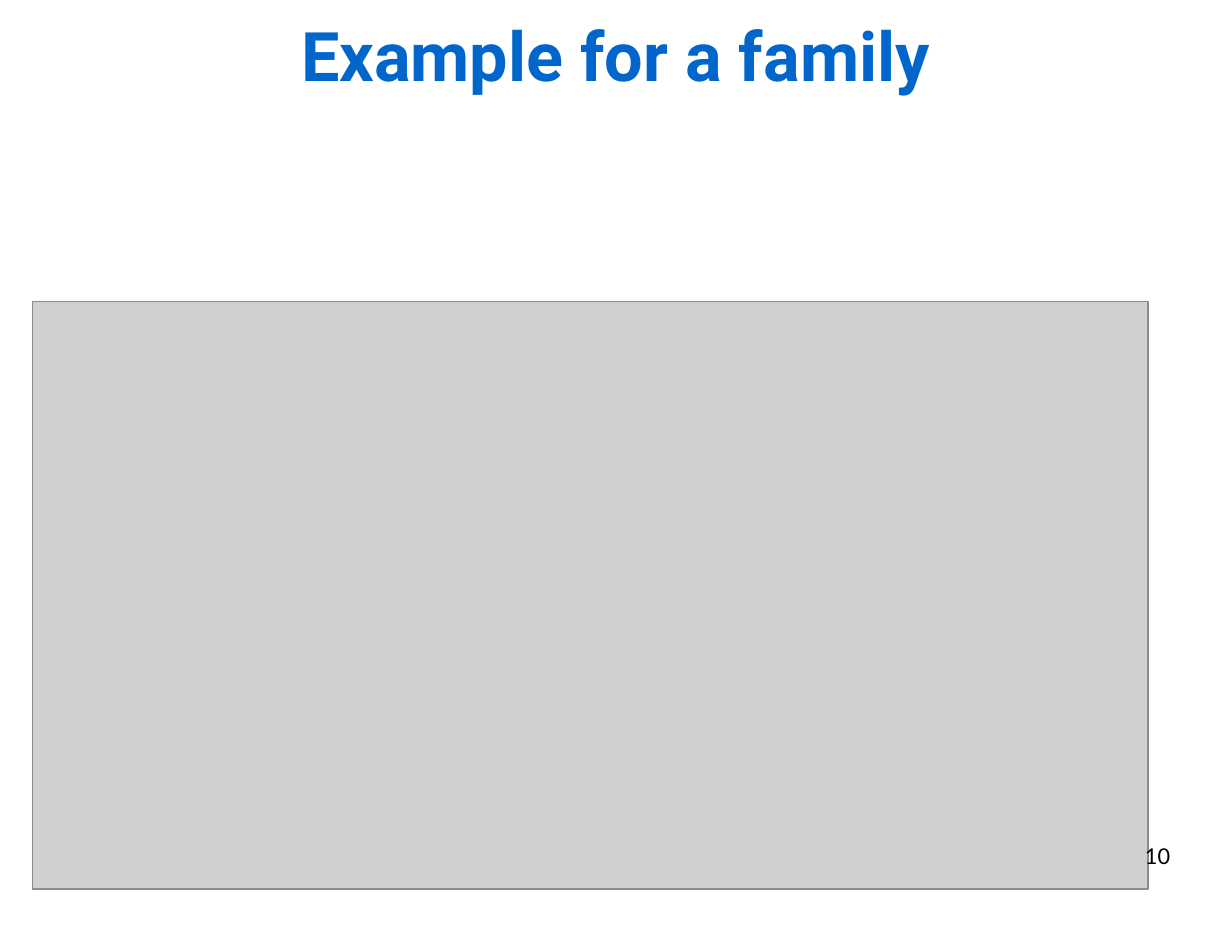
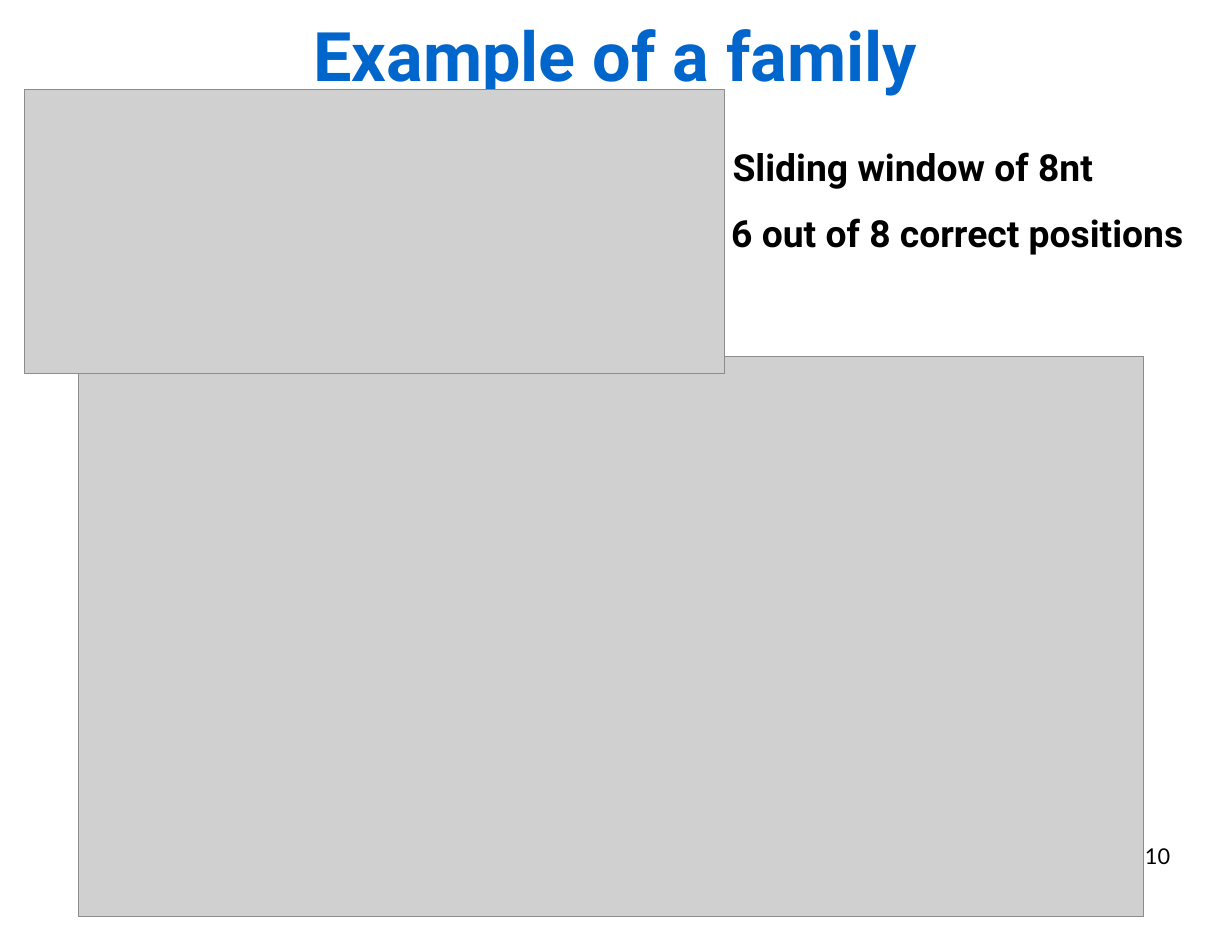
Before and after one commit to Rekyt/lynchlabpresentation2014, a slide deck: slide 10 of LabMeetingPresentation.odp. Drawn at 1232x925 pixels with LibreOffice and Linux fonts; fonts in the diff are those of the drawing; grey boxes stand for pictures. Boxes give left, top, right and bottom in pixels: in the first picture for what was removed or moved away, otherwise in the second. Text is boxed around its words. In the diff, an @@ line names an element or a change of style, - is before the commit and + after.

Commit message:
Finished example slide and completed pipeline overview slide

```diff
--- a/LabMeetingPresentation.odp
+++ b/LabMeetingPresentation.odp
@@ text at (314,29,917,97): text changed @@
-Example for a family
+Example of a family
@@ picture added at (25,89,724,373) @@
@@ text added at (733,152,1093,189), 24 pt, text #000000, bold @@
+Sliding window of 8nt
@@ text added at (731,218,1184,255), 24 pt, text #000000, bold @@
+6 out of 8 correct positions
@@ picture: place and size @@
-picture at (32,302,1148,889)
+picture at (79,356,1145,916)
```
Also in this commit, not shown: 1 slide added, 1 slide removed.
